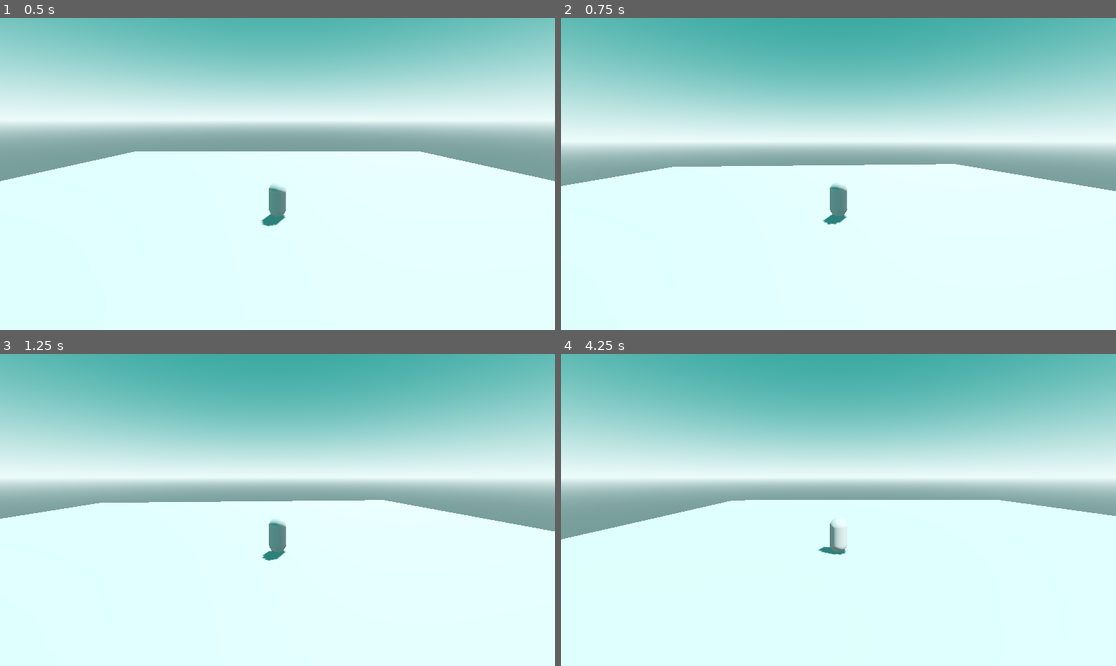
Above: before the commit, frames 1-4 (two rows, left to right).
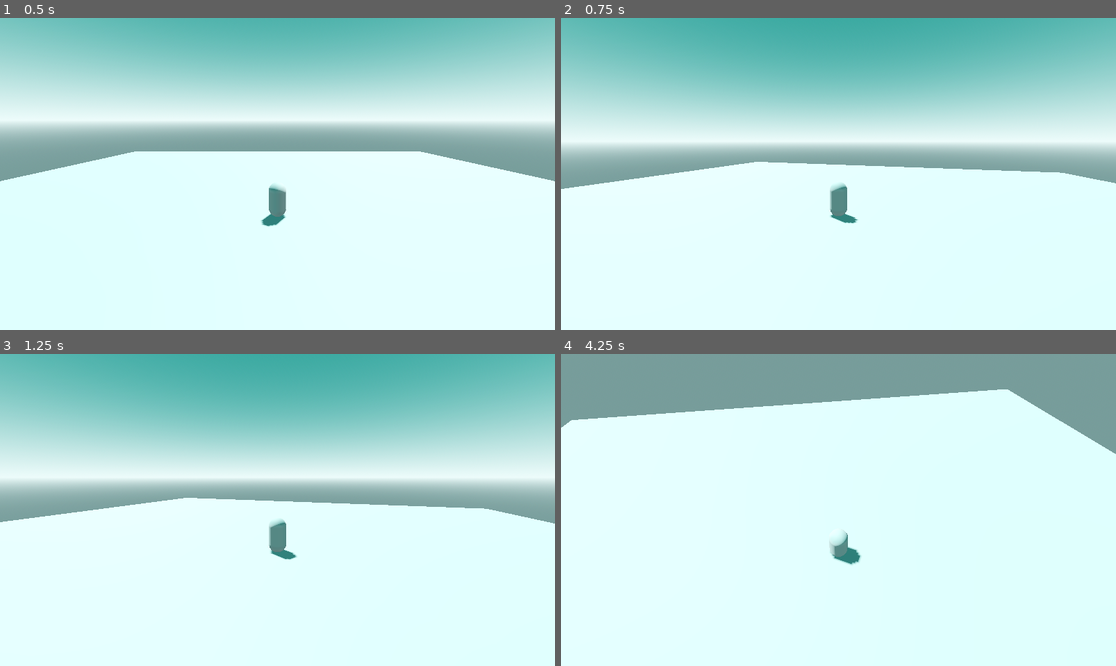
Above: after the commit, the same moments.

Repository: cliff-lilly-jean/botw-clone-v1
Game: Godot game, scene res://scenes/level.tscn
The game is run twice, just before and just after one commit, with the same random seed, the same clock (stepped at 60 frames per second) and the same inputs.
Inputs (mouse positions are in pixels of both pictures, inside the frame that each line leads up to):
- Up to frame 1 (0.5 s): no input
- Up to frame 2 (0.75 s): tap Enter at 0.5 s; move the mouse to (960, 158) at 0.52 s; hold D (right) from 0.53 s (still down)
- Up to frame 3 (1.25 s): keep holding D (right)
- Up to frame 4 (4.25 s): move the mouse to (727, 525) at 1.27 s; release D (right) at 1.28 s; hold S (backward) 1.28-2.03 s; move the mouse to (894, 441) at 2.02 s; hold D (right) 2.03-2.78 s; move the mouse to (810, 572) at 2.77 s; hold W (forward) 2.78-3.53 s; move the mouse to (1005, 556) at 3.52 s; hold A (left) from 3.53 s (still down)

Frame 1 is identical in both runs. In frame 2, 1.4% of the frame differs, in the area x 0-100%, y 46-67%; in frame 3, 1.5%; in frame 4, 42%, in the area x 0-100%, y 0-68%.

Commit message:
changed the rotation speed of the camera

Diff:
--- a/scenes/entities/player/camera_controller.gd
+++ b/scenes/entities/player/camera_controller.gd
@@ -13,7 +13,7 @@
 
 func _input(event: InputEvent) -> void:
 	if event is InputEventMouseMotion:
-		rotate_from_vector(event.relative * 0.05)
+		rotate_from_vector(event.relative * 0.005)
 
 
 func rotate_from_vector(v: Vector2) -> void:
